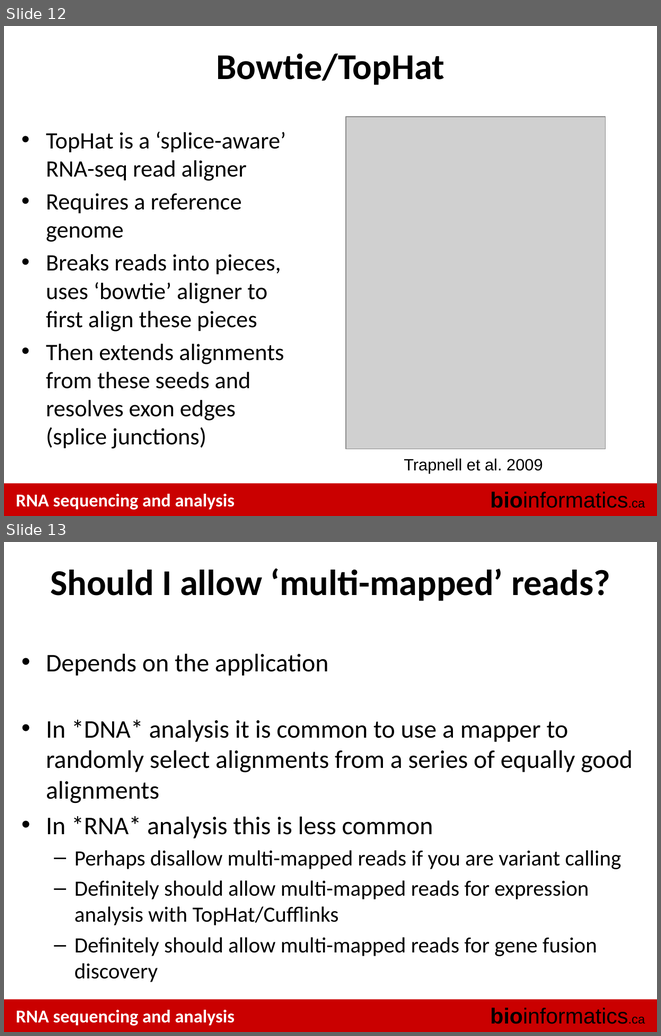
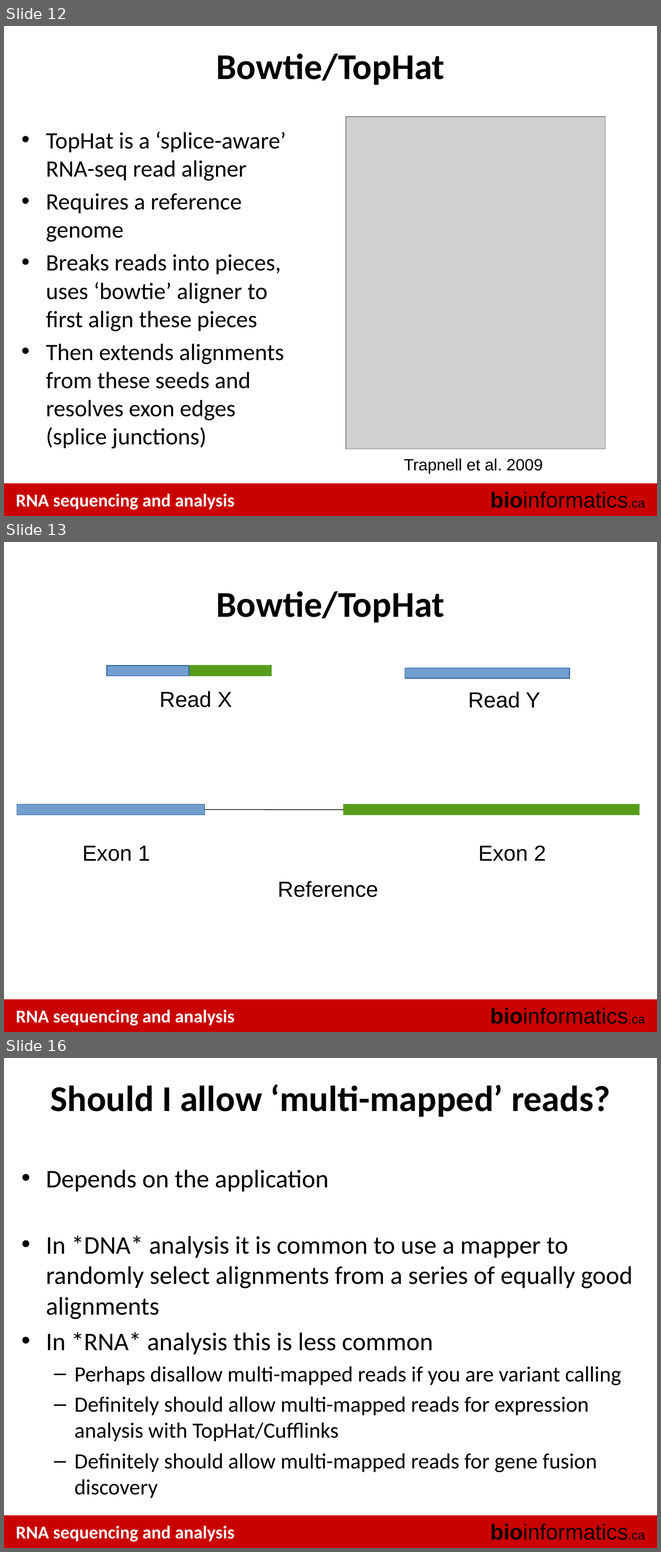
Before and after one commit to griffithlab/rnaseq_tutorial_wiki, a slide deck: LectureFiles/cbw-cshl-nygc/2015/RNASeq_Module2_Lecture.pptx. Shown one above the other, each under a label of ours: slides 12 and 13 before the commit, slides 12, 13 and 16 after it; the slides between them are not shown. The pictures are 661x1036 and 661x1552 pixels, drawn with LibreOffice and Linux fonts; fonts in the diff are those of the drawing; grey boxes stand for pictures. Boxes give left, top, right and bottom in pixels: in the first picture for what was removed or moved away, otherwise in the second. Text is boxed around its words. In the diff, an @@ line names an element or a change of style, - is before the commit and + after.

```diff
--- a/LectureFiles/cbw-cshl-nygc/2015/RNASeq_Module2_Lecture.pptx
+++ b/LectureFiles/cbw-cshl-nygc/2015/RNASeq_Module2_Lecture.pptx
@@ slide 13 added at (4, 542, 657, 1032), background #FFFFFF; not listed: 3 template elements that a slide beside it also shows @@
@@ title added at (216, 591, 444, 623), 40 pt, text #000000, bold @@
+Bowtie/TopHat
@@ rectangle added at (106, 665, 271, 676), fill #579D1C, outline #579D1C 0.75 pt @@
@@ rectangle added at (106, 665, 189, 676), fill #729FCF, outline #3465A4 0.75 pt @@
@@ rectangle added at (405, 668, 570, 678), fill #729FCF, outline #3465A4 0.75 pt @@
@@ text added at (159, 691, 232, 707), 24 pt, text #000000 @@
+Read X
@@ text added at (468, 691, 540, 708), 24 pt, text #000000 @@
+Read Y
@@ rectangle added at (17, 804, 204, 815), fill #729FCF, outline #3465A4 0.75 pt @@
@@ line added from (204, 810) to (344, 810), #000000 0.75 pt @@
@@ rectangle added at (344, 804, 639, 815), fill #579D1C, outline #579D1C 0.75 pt @@
@@ text added at (82, 845, 150, 861), 24 pt, text #000000 @@
+Exon 1
@@ text added at (478, 845, 546, 861), 24 pt, text #000000 @@
+Exon 2
@@ text added at (277, 881, 378, 897), 24 pt, text #000000 @@
+Reference
@@ what was slide 13 is now slide 16 @@
```
Also in this commit, not shown: 2 slides changed, 11 other slides added.
